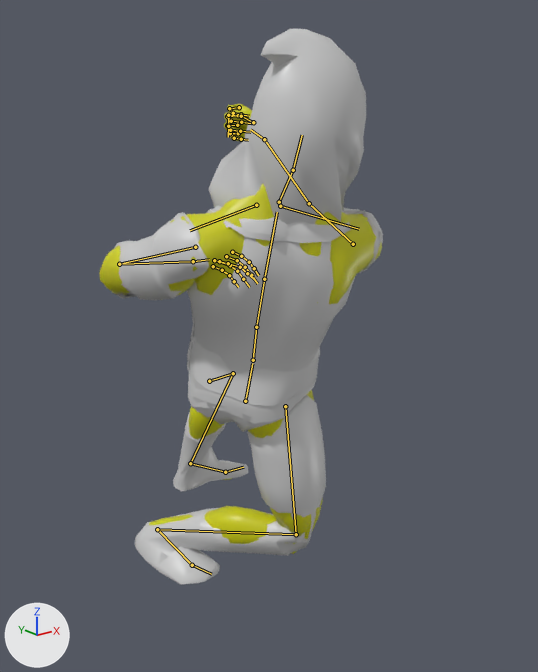
The glTF model assets/models/character/guardian_archer.glb: old version first, new version second.
Rendered twice from a camera (50 mm lens) standing at (-1.186, -1.503, 1.395) and looking at (0.067, 0.064, 0.768). Lighting does not change. The marker at lower left points along +X, +Y and +Z. The older version comes first. Both versions are drawn at frame 37 of the action 'SwordSwing'; the numbers are the values there. The bones that change, and the others that lie on the model, are drawn over the model as lines.

Objects in the first picture: 'StoneArcher'.
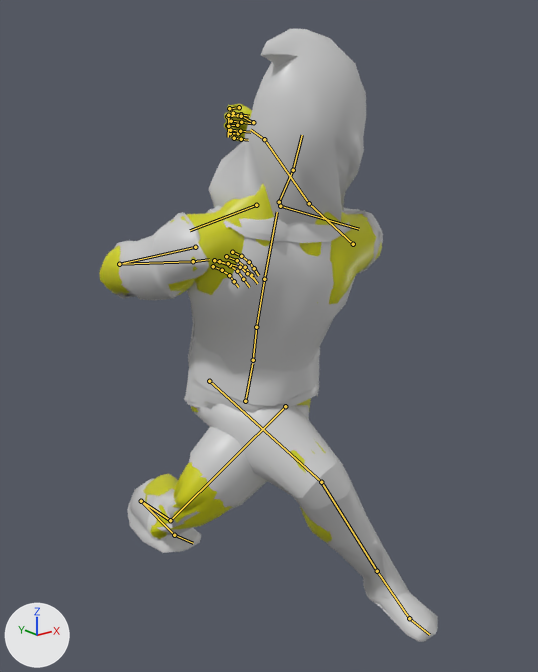
What differs and where, as boxes [x1, y1, x2, y2] in the pictures (538 x 672 px):
'StoneArcher', posed (19% wider, 10% taller)
    before: [99, 29, 383, 584]
    after: [99, 29, 438, 642]
bone 'thigh_l', root to tip
    before: (209, 381) to (233, 373)
    after: (209, 381) to (321, 482)
bone 'calf_l', root to tip
    before: (233, 373) to (190, 463)
    after: (321, 482) to (377, 571)
bone 'foot_l', root to tip
    before: (190, 463) to (225, 472)
    after: (377, 571) to (409, 618)
bone 'thigh_r', root to tip
    before: (285, 406) to (296, 534)
    after: (285, 406) to (170, 520)
bone 'calf_r', root to tip
    before: (296, 534) to (157, 529)
    after: (170, 520) to (141, 501)
bone 'foot_r', root to tip
    before: (157, 529) to (192, 565)
    after: (141, 501) to (174, 535)

What the commit changed:
Bone 'thigh_l' (bone_thigh_l) turns from (-50, -4, -10) to (24, 24, 92) degrees about its own x, y and z.
Bone 'calf_l' (bone_calf_l) turns from (53, 7, -1) to (-3, 35, -67) degrees about its own x, y and z.
Bone 'foot_l' (bone_foot_l) turns from (1, -11, 50) to (7, -16, 58) degrees about its own x, y and z.
Bone 'thigh_r' (bone_thigh_r) turns from (11, 1, 14) to (62, 33, 6) degrees about its own x, y and z.
Bone 'calf_r' (bone_calf_r) turns from (50, 80, -33) to (91, 129, 11) degrees about its own x, y and z.
Bone 'foot_r' (bone_foot_r) turns from (-75, 20, 2) to (-51, -48, -56) degrees about its own x, y and z.
